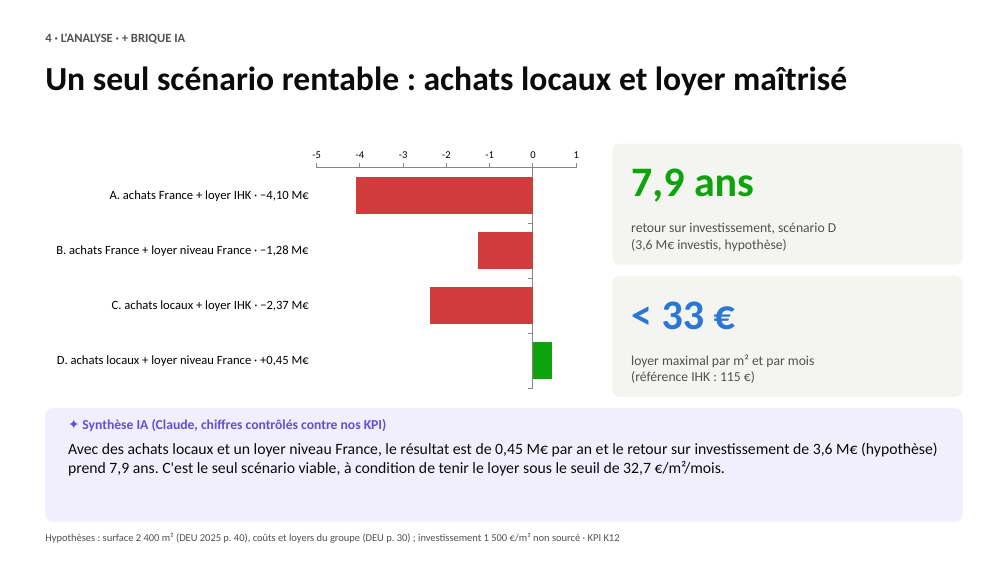
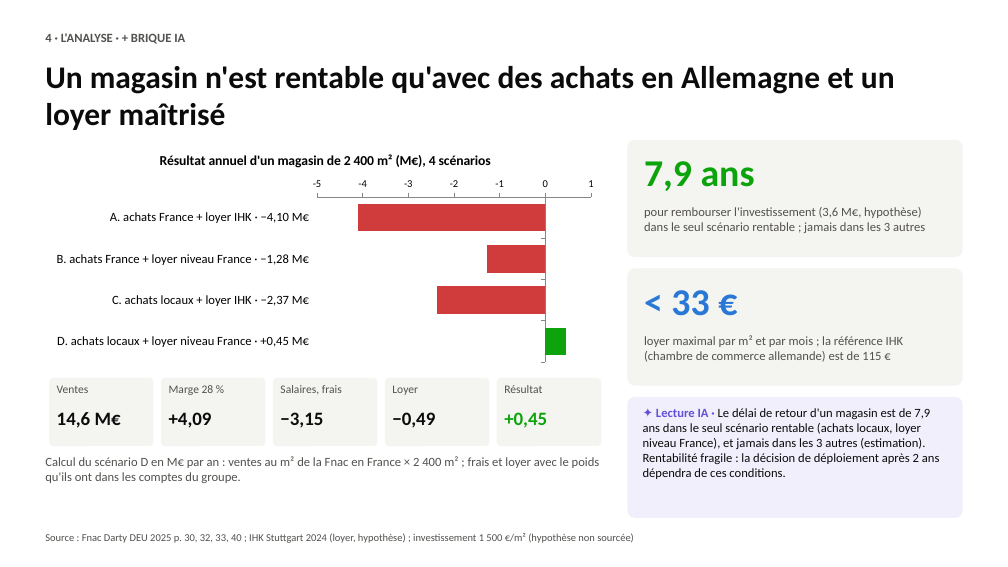
Before and after one commit to romane13long-source/fnac-expansion-allemagne, a slide deck: slide 8 of docs/Comex_Fnac_Allemagne.pptx (slide 7 before the commit). Drawn at 1008x567 pixels with LibreOffice and Linux fonts; fonts in the diff are those of the drawing. Boxes give left, top, right and bottom in pixels: in the first picture for what was removed or moved away, otherwise in the second. Text is boxed around its words. In the diff, an @@ line names an element or a change of style, - is before the commit and + after.

Commit message:
Slides refaites (11, fond blanc) sur le dashboard v2 : dépense par habitant, prix France vs Allemagne, 7 villes candidates, rentabilité étape par étape, capacité financière, Go sous conditions en conclusion, IA et limites ; README à jour

```diff
--- a/docs/Comex_Fnac_Allemagne.pptx
+++ b/docs/Comex_Fnac_Allemagne.pptx
@@ text at [45, 66, 895, 130]: text changed; size 32 to 30 pt @@
-Un seul scénario rentable : achats locaux et loyer maîtrisé
+Un magasin n'est rentable qu'avec des achats en Allemagne et un loyer maîtrisé
@@ bar chart at [45, 140, 605, 367] @@
@@ title "Résultat annuel d'un magasin de 2 400 m² (M€), 4 scénarios" added @@
@@ bar chart: place and size @@
-bar chart at [45, 144, 590, 393]
+bar chart at [45, 140, 605, 367]
@@ rounded rectangle: place and size @@
-rounded rectangle at [613, 144, 963, 265]
+rounded rectangle at [628, 140, 963, 257]
@@ text "7,9 ans": place and size @@
-text "7,9 ans" at [631, 168, 754, 202]
+text "7,9 ans" at [644, 161, 755, 191]
@@ text "7,9 ans" at [644, 161, 755, 191]: size 40 to 36 pt @@
@@ text added at [644, 207, 925, 233], 12 pt, text #52514E @@
+pour rembourser l'investissement (3,6 M€, hypothèse) dans le seul scénario rentable ; jamais dans les 3 autres
@@ rounded rectangle: place and size @@
-rounded rectangle at [613, 276, 963, 397]
+rounded rectangle at [628, 268, 963, 386]
@@ text "< 33 €" at [671, 290, 709, 316]: size 40 to 36 pt @@
@@ text "< 33 €": place and size @@
-text "< 33 €" at [662, 301, 705, 330]
+text "< 33 €" at [671, 290, 709, 316]
@@ text at [644, 335, 904, 362]: text changed; size 13 to 12 pt @@
-loyer maximal par m² et par mois
-(référence IHK : 115 €)
+loyer maximal par m² et par mois ; la référence IHK (chambre de commerce allemande) est de 115 €
@@ rounded rectangle added at [49, 378, 154, 446], fill #F4F4F1 @@
@@ text added at [57, 385, 89, 393], 11 pt, text #52514E @@
+Ventes
@@ rounded rectangle added at [161, 378, 265, 446], fill #F4F4F1 @@
@@ text added at [169, 385, 214, 395], 11 pt, text #52514E @@
+Marge 28 %
@@ rounded rectangle added at [273, 378, 377, 446], fill #F4F4F1 @@
@@ text added at [280, 385, 342, 394], 11 pt, text #52514E @@
+Salaires, frais
@@ rounded rectangle added at [385, 378, 489, 446], fill #F4F4F1 @@
@@ text added at [392, 385, 418, 395], 11 pt, text #52514E @@
+Loyer
@@ rounded rectangle added at [497, 378, 601, 446], fill #F4F4F1 @@
@@ text added at [504, 385, 542, 393], 11 pt, text #52514E @@
+Résultat
@@ text at [57, 412, 121, 428]: text changed; size 13 to 18 pt; text colour #52514E to #0B0B0B; bold on @@
-retour sur investissement, scénario D
-(3,6 M€ investis, hypothèse)
+14,6 M€
@@ text removed at [68, 419, 938, 476] @@
-✦ Synthèse IA (Claude, chiffres contrôlés contre nos KPI)
-Avec des achats locaux et un loyer niveau France, le résultat est de 0,45 M€ par an et le retour sur investissement de 3,6 M€ (hypothèse) prend 7,9 ans. C'est le seul scénario viable, à condition de tenir le loyer sous le seuil de 32,7 €/m²/mois.
@@ text added at [169, 412, 212, 428], 18 pt, text #0B0B0B, bold @@
++4,09
@@ text added at [280, 412, 323, 428], 18 pt, text #0B0B0B, bold @@
+−3,15
@@ text added at [392, 412, 435, 428], 18 pt, text #0B0B0B, bold @@
+−0,49
@@ text added at [504, 412, 547, 428], 18 pt, text #0CA30C, bold @@
++0,45
@@ rounded rectangle: place and size @@
-rounded rectangle at [45, 408, 963, 522]
+rounded rectangle at [628, 397, 963, 518]
@@ text added at [643, 408, 940, 479], 12 pt, text #0B0B0B @@
+✦ Lecture IA · Le délai de retour d'un magasin est de 7,9 ans dans le seul scénario rentable (achats locaux, loyer niveau France), et jamais dans les 3 autres (estimation). Rentabilité fragile : la décision de déploiement après 2 ans dépendra de ces conditions.
@@ text added at [45, 456, 600, 483], 12 pt, text #52514E @@
+Calcul du scénario D en M€ par an : ventes au m² de la Fnac en France × 2 400 m² ; frais et loyer avec le poids qu'ils ont dans les comptes du groupe.
@@ text at [45, 533, 634, 543]: text changed @@
-Hypothèses : surface 2 400 m² (DEU 2025 p. 40), coûts et loyers du groupe (DEU p. 30) ; investissement 1 500 €/m² non sourcé · KPI K12
+Source : Fnac Darty DEU 2025 p. 30, 32, 33, 40 ; IHK Stuttgart 2024 (loyer, hypothèse) ; investissement 1 500 €/m² (hypothèse non sourcée)
```
Also in this commit, not shown: 8 other slides changed, 2 slides added, 3 other files.
